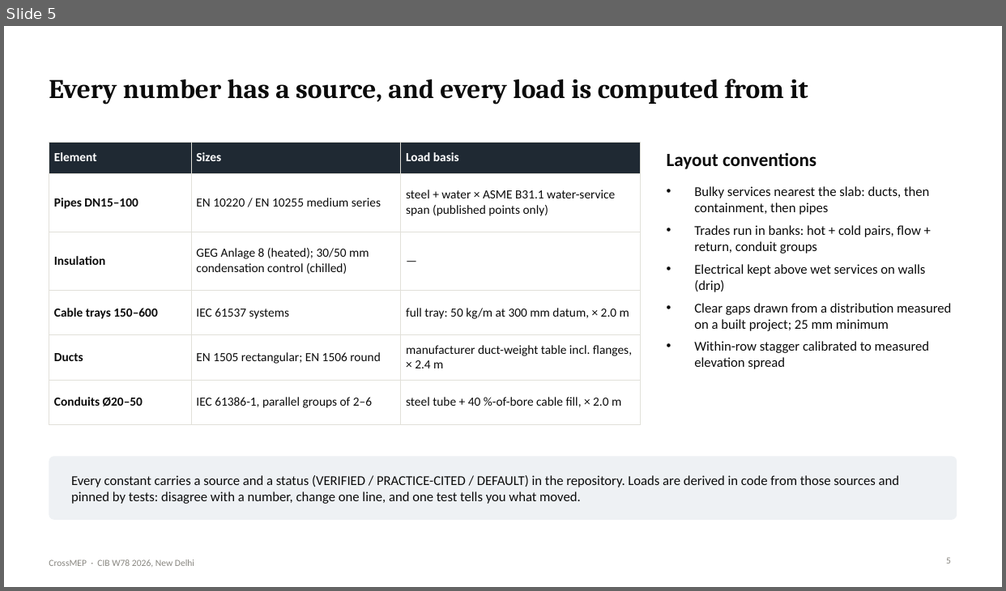
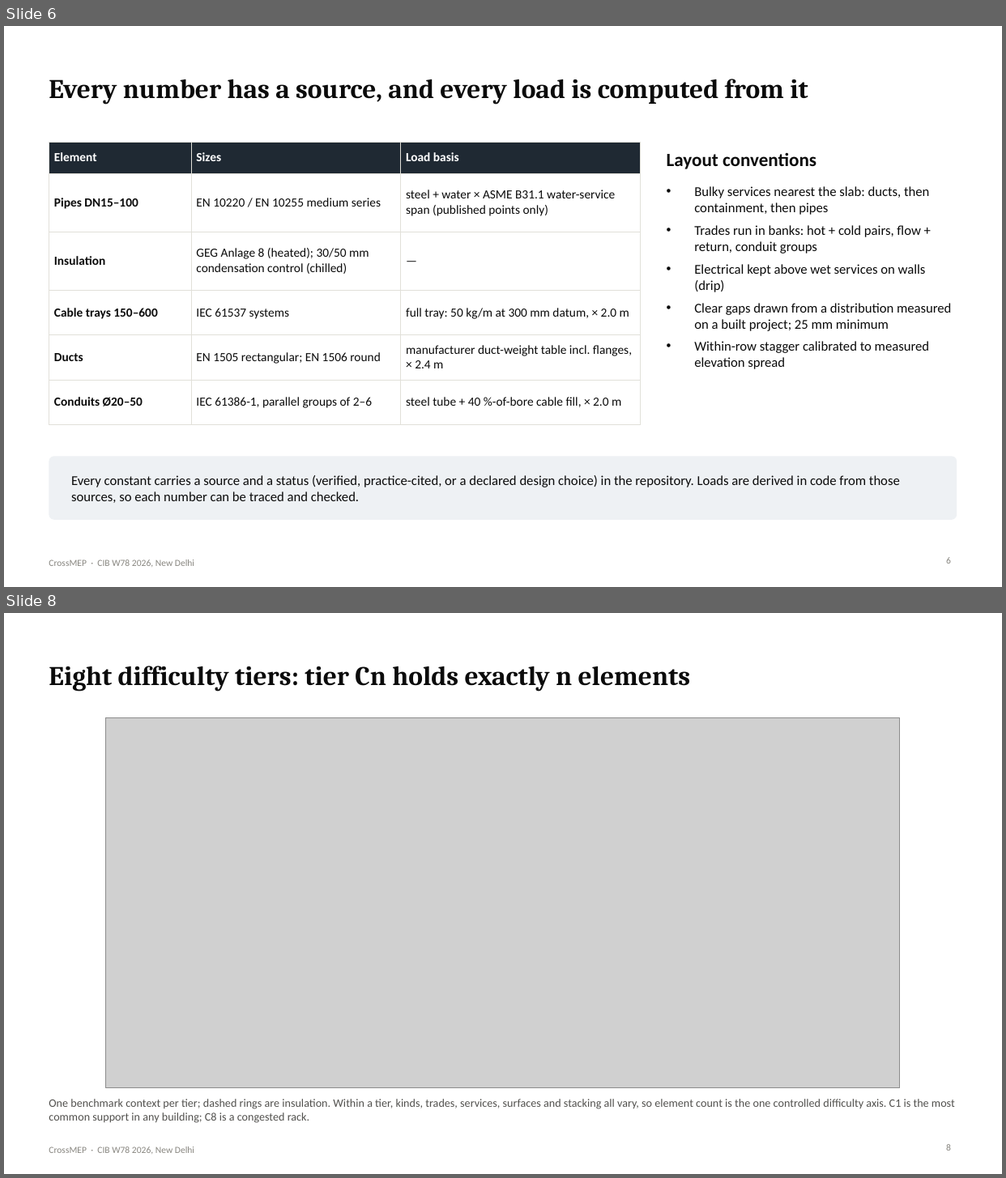
Before and after one commit to lavinia-ped/CrossMEP_Dataset, a slide deck: docs/CrossMEP_CIBW78_talk.pptx. Shown one above the other, each under a label of ours: slide 5 before the commit, slides 6 and 8 after it; the slides between them are not shown. The pictures are 1006x591 and 1006x1178 pixels, drawn with LibreOffice and Linux fonts; fonts in the diff are those of the drawing; grey boxes stand for pictures. Boxes give left, top, right and bottom in pixels: in the first picture for what was removed or moved away, otherwise in the second. Text is boxed around its words. In the diff, an @@ line names an element or a change of style, - is before the commit and + after.

```diff
--- a/docs/CrossMEP_CIBW78_talk.pptx
+++ b/docs/CrossMEP_CIBW78_talk.pptx
@@ slide 8 added at (4,613,1002,1174), background #FFFFFF; not listed: 1 template element that a slide beside it also shows @@
@@ title added at (49,666,691,692), 26 pt, text #0B0B0B, bold @@
+Eight difficulty tiers: tier Cn holds exactly n elements
@@ picture added at (106,717,900,1088) @@
@@ text added at (49,1099,955,1123), 11 pt, text #52514E @@
+One benchmark context per tier; dashed rings are insulation. Within a tier, kinds, trades, services, surfaces and stacking all vary, so element count is the one controlled difficulty axis. C1 is the most common support in any building; C8 is a congested rack.
@@ page number added at (946,1144,951,1151), 9 pt, text #898781 @@
+8
@@ what was slide 5 is now slide 6 @@
@@ slide 6 changed as well @@
@@ text at (71,476,900,503): text changed @@
-Every constant carries a source and a status (VERIFIED / PRACTICE-CITED / DEFAULT) in the repository. Loads are derived in code from those sources and pinned by tests: disagree with a number, change one line, and one test tells you what moved.
+Every constant carries a source and a status (verified, practice-cited, or a declared design choice) in the repository. Loads are derived in code from those sources, so each number can be traced and checked.
@@ page number at (946,557,951,564): text changed @@
-5
+6
```
Also in this commit, not shown: 8 other slides changed, 6 other slides added, 4 slides removed, 21 other files.
